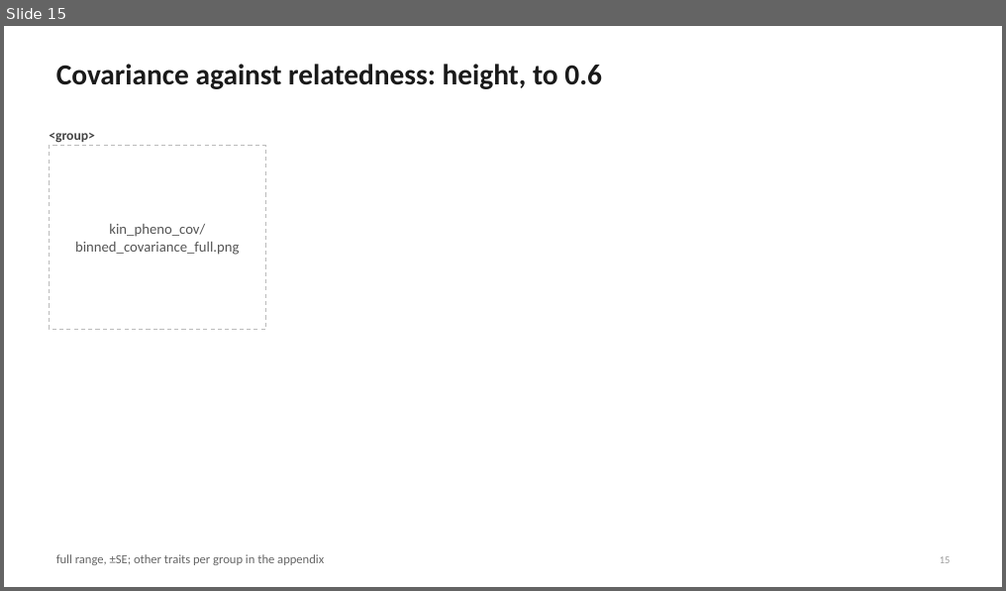
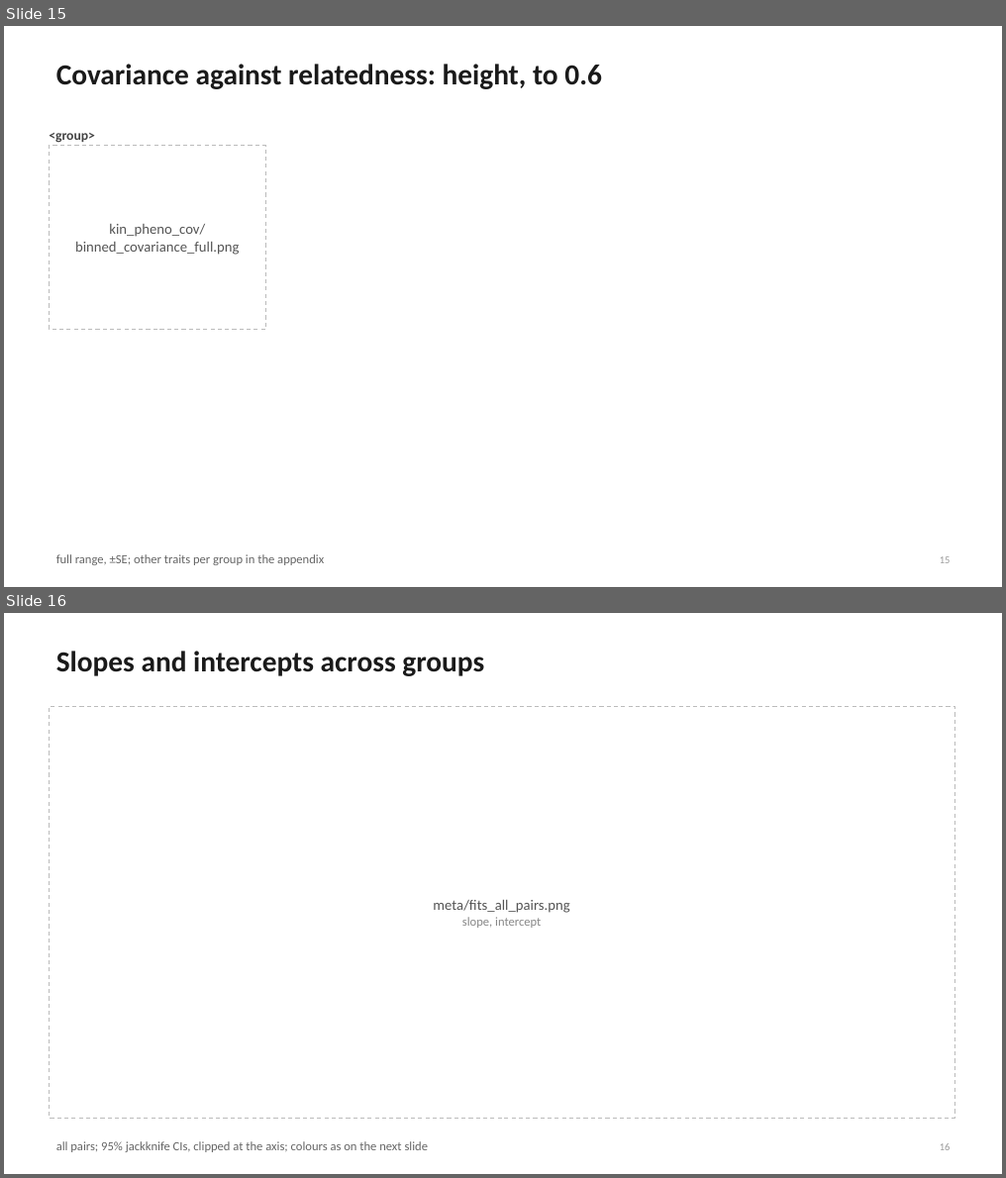
Before and after one commit to mkiravn/aou-covariance, a slide deck: slides/relatedness_condensed.pptx. Shown one above the other, each under a label of ours: slide 15 before the commit, slides 15 and 16 after it. The pictures are 1006x591 and 1006x1178 pixels, drawn with LibreOffice and Linux fonts; fonts in the diff are those of the drawing. Boxes give left, top, right and bottom in pixels: in the first picture for what was removed or moved away, otherwise in the second. Text is boxed around its words. In the diff, an @@ line names an element or a change of style, - is before the commit and + after.

```diff
--- a/slides/relatedness_condensed.pptx
+++ b/slides/relatedness_condensed.pptx
@@ slide 16 added at box(4, 613, 1002, 1174), background #FFFFFF @@
@@ title added at box(56, 651, 484, 676), 28 pt, text #1A1A1A, bold @@
+Slopes and intercepts across groups
@@ rectangle added at box(49, 707, 954, 1118), fill #FFFFFF, outline #BBBBBB 1 pt dashed @@
@@ text added at box(433, 900, 569, 928), 14 pt, text #555555 @@
+meta/fits_all_pairs.png
+slope, intercept
@@ text added at box(56, 1142, 429, 1153), 12 pt, text #666666 @@
+all pairs; 95% jackknife CIs, clipped at the axis; colours as on the next slide
@@ page number added at box(940, 1144, 950, 1151), 10 pt, text #999999 @@
+16
```
Also in this commit, not shown: 4 slides changed, 1 other file.
